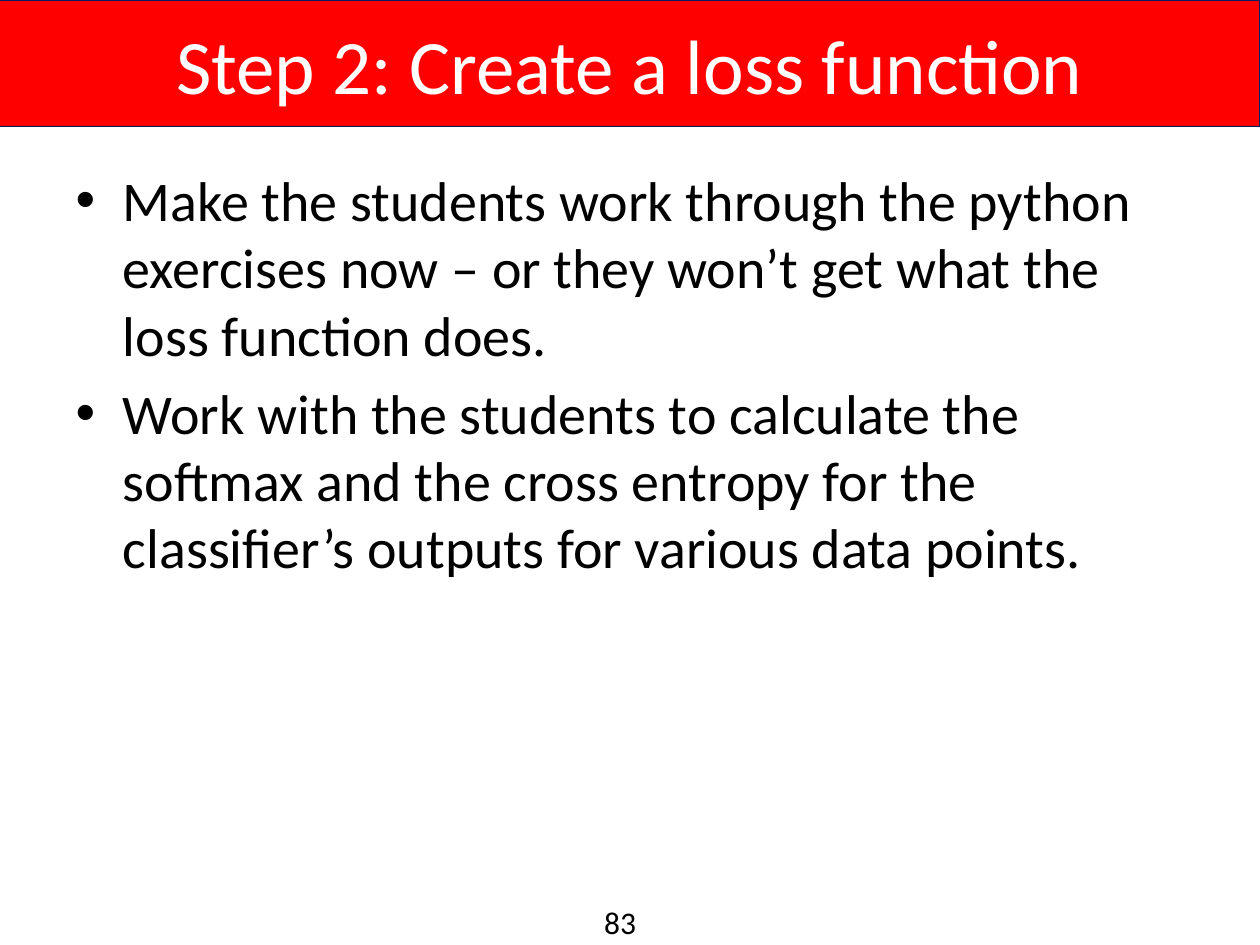
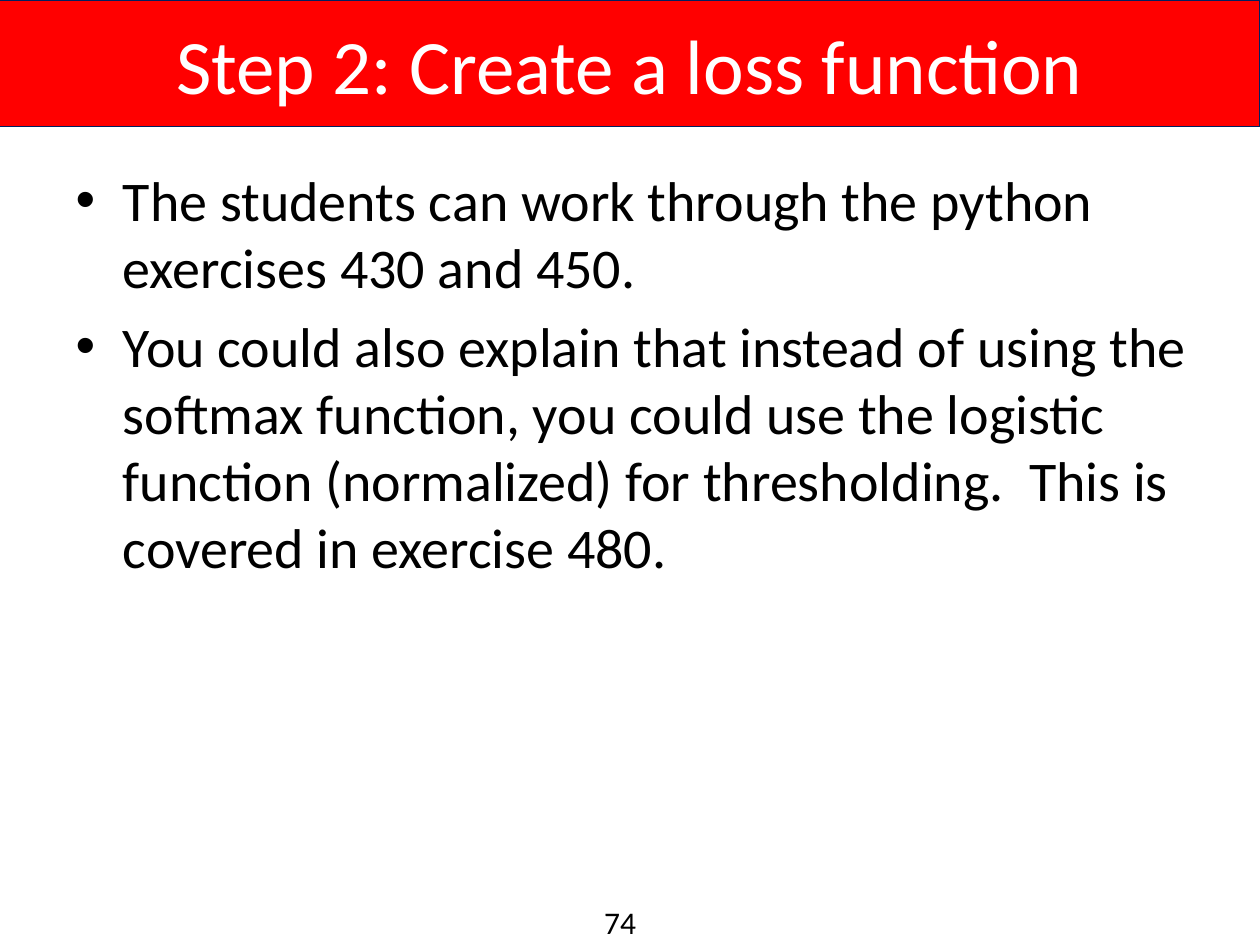
Before and after one commit to aiaioo/DeepLearningBasicsTutorial, a slide deck: slide 74 of DeepLearningBasics.pptx (slide 83 before the commit). Drawn at 1260x945 pixels with LibreOffice and Linux fonts; fonts in the diff are those of the drawing; background and template pictures are left out. Boxes give left, top, right and bottom in pixels: in the first picture for what was removed or moved away, otherwise in the second. Text is boxed around its words. In the diff, an @@ line names an element or a change of style, - is before the commit and + after.

```diff
--- a/DeepLearningBasics.pptx
+++ b/DeepLearningBasics.pptx
@@ text at [123, 182, 1186, 569]: text changed @@
-• Make the students work through the python exercises now – or they won’t get what the loss function does.
-• Work with the students to calculate the softmax and the cross entropy for the classifier’s outputs for various data points.
+• The students can work through the python exercises 430 and 450.
+• You could also explain that instead of using the softmax function, you could use the logistic function (normalized) for thresholding. This is covered in exercise 480.
@@ page number at [604, 913, 636, 934]: text changed @@
-83
+74
```
Also in this commit, not shown: 29 other slides changed, 3 slides added, 10 slides removed.
